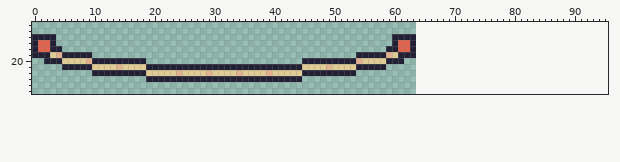
Pixel-art file -- Assets/Art/Props/CatBridge.aseprite. The picture above is the old version.
64x32 pixels, 1 frame. Shown: x 0..95, y 14..25. The old version is drawn lined up with the new one, on the new canvas.
New version:
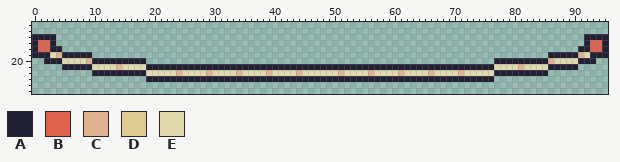
Palette (. is transparent): A #222034  B #e0634d  C #e0b290  D #dfcb94  E #e0d9ae
The exact change:
canvas 64x32 -> 96x32
y 16: x 60..63 AAAA -> ....; x 92..95 .... -> AAAA
y 17: x 60..63 ABBA -> ....; x 92..95 .... -> ABBA
y 18: x 59..63 AABBA -> .....; x 91..95 ..... -> AABBA
y 19: x 3 D -> E; x 54..63 AAAAACDAAA -> ..........; x 86..95 .......... -> AAAAACEAAA
y 20: x 5..8 DDDD -> EEEE; x 45..61 AAAAAAAAACDDDDAAA -> .................; x 77..93 ................. -> AAAAAAAAACEEEEAAA
y 21: x 10..13 DDDD -> EEEE; x 15..18 DDDD -> EEEE; x 45..53 DDDDCDDDD -> AAAAAAAAA; x 59..90 ................................ -> AAAAAAAAAAAAAAAAAAEEEECEEEEAAAAA
y 22: x 19..23 DDDDD -> EEEEE; x 25..28 DDDD -> EEEE; x 30..33 DDDD -> EEEE; x 35..38 DDDD -> EEEE; x 40..85 DDDDDAAAAAAAAA................................ -> EEEECEEEEEECEEEECEEEECEEEECEEEECEEEEEAAAAAAAAA
y 23: x 45..76 ................................ -> AAAAAAAAAAAAAAAAAAAAAAAAAAAAAAAA
Where, in picture pixels (left, top, right, bottom), the same in both pictures:
changed: (50, 34, 608, 82)
